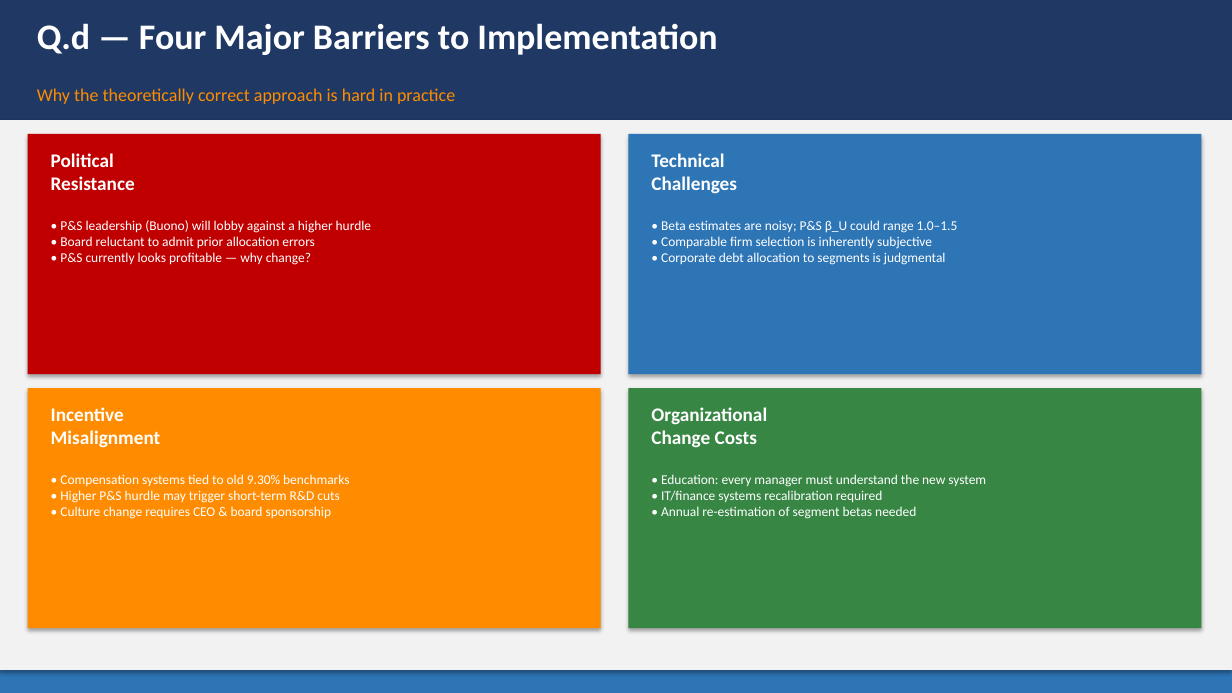
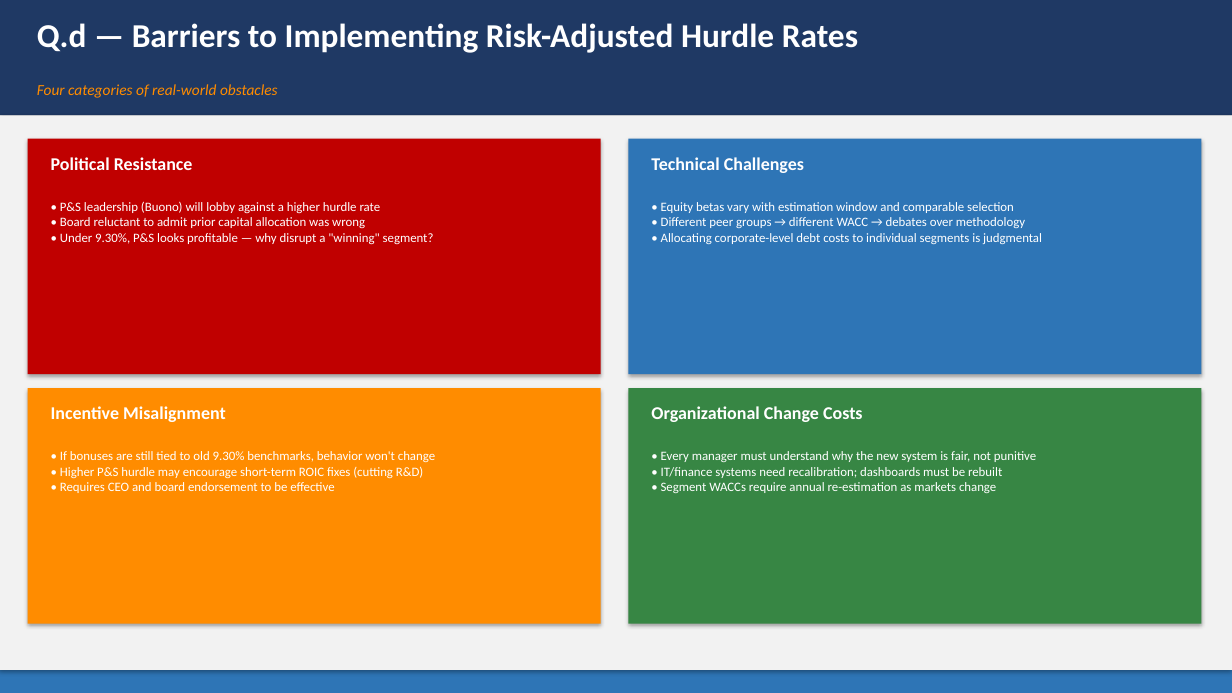
Before and after one commit to zou-haiyun-316/mfe5231casestudy, a slide deck: slide 11 of TeleTech_Case4_Presentation.pptx. Drawn at 1232x693 pixels with LibreOffice and Linux fonts; fonts in the diff are those of the drawing. Boxes give left, top, right and bottom in pixels: in the first picture for what was removed or moved away, otherwise in the second. Text is boxed around its words. In the diff, an @@ line names an element or a change of style, - is before the commit and + after.

Commit message:
refactor: restructure to Intro/Problem/Method/Solution/Conclusion per professor guidance
- Use Exhibit 3 industry averages directly (no unlever/relever, no filtering)
- Telecom WACC: 8.47% (beta=1.04, D/V=27.1%, Telecom Services avg)
- P&S WACC: 11.40% (beta=1.36, D/V=9.2%, Equipment+Computer blended avg)
- EVA: Telecom +71.7M, P&S -18.4M, Net +53.3M
- PPT: 13 slides, 5-part structure (Intro/Problem/Method/Solution/Conclusion)

```diff
--- a/TeleTech_Case4_Presentation.pptx
+++ b/TeleTech_Case4_Presentation.pptx
@@ rectangle: place and size @@
-rectangle at (0,0,1232,120)
+rectangle at (0,0,1232,116)
@@ text at (37,23,858,53): text changed; size 28 to 26 pt @@
-Q.d — Four Major Barriers to Implementation
+Q.d — Barriers to Implementing Risk-Adjusted Hurdle Rates
@@ text at (37,84,278,98): text changed; size 14 to 12 pt; italic on @@
-Why the theoretically correct approach is hard in practice
+Four categories of real-world obstacles
@@ rectangle: place and size @@
-rectangle at (0,120,1232,670)
+rectangle at (0,116,1232,670)
@@ rectangle: place and size @@
-rectangle at (28,134,601,374)
+rectangle at (28,139,601,374)
@@ rectangle added at (28,122,231,152), fill #2E75B6 @@
@@ rectangle: place and size @@
-rectangle at (628,134,1202,374)
+rectangle at (628,139,1202,374)
@@ text at (60,201,434,245): text changed; size 10.5 to 10 pt @@
-• P&S leadership (Buono) will lobby against a higher hurdle
-• Board reluctant to admit prior allocation errors
-• P&S currently looks profitable — why change?
+• P&S leadership (Buono) will lobby against a higher hurdle rate
+• Board reluctant to admit prior capital allocation was wrong
+• Under 9.30%, P&S looks profitable — why disrupt a "winning" segment?
@@ text at (661,202,1042,244): text changed; size 10.5 to 10 pt @@
-• Beta estimates are noisy; P&S β_U could range 1.0–1.5
-• Comparable firm selection is inherently subjective
-• Corporate debt allocation to segments is judgmental
+• Equity betas vary with estimation window and comparable selection
+• Different peer groups → different WACC → debates over methodology
+• Allocating corporate-level debt costs to individual segments is judgmental
@@ rectangle: place and size @@
-rectangle at (28,388,601,628)
+rectangle at (28,388,601,624)
@@ rectangle: place and size @@
-rectangle at (628,388,1202,628)
+rectangle at (628,388,1202,624)
@@ size 15 to 14 pt in 4 elements at (51,157,193,170), (651,157,804,173), (651,406,863,422), (51,406,226,422) @@
@@ text at (60,451,435,493): text changed; size 10.5 to 10 pt @@
-• Compensation systems tied to old 9.30% benchmarks
-• Higher P&S hurdle may trigger short-term R&D cuts
-• Culture change requires CEO & board sponsorship
+• If bonuses are still tied to old 9.30% benchmarks, behavior won't change
+• Higher P&S hurdle may encourage short-term ROIC fixes (cutting R&D)
+• Requires CEO and board endorsement to be effective
@@ text at (661,451,1036,493): text changed; size 10.5 to 10 pt @@
-• Education: every manager must understand the new system
-• IT/finance systems recalibration required
-• Annual re-estimation of segment betas needed
+• Every manager must understand why the new system is fair, not punitive
+• IT/finance systems need recalibration; dashboards must be rebuilt
+• Segment WACCs require annual re-estimation as markets change
```
Also in this commit, not shown: 4 other slides changed, 8 slides added, 9 slides removed, 1 other file.
